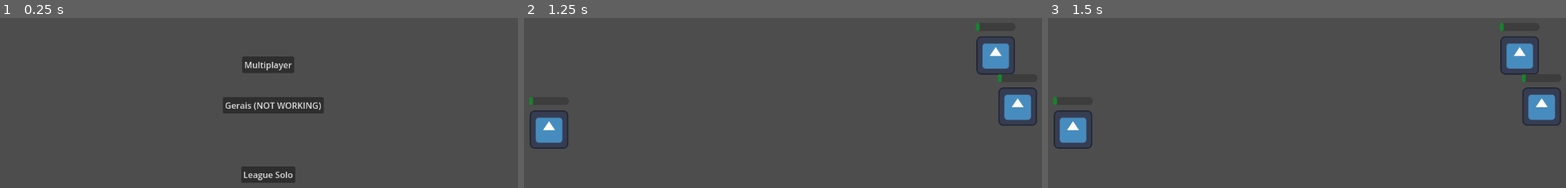
Above: before the commit, frames 1-3 (left to right).
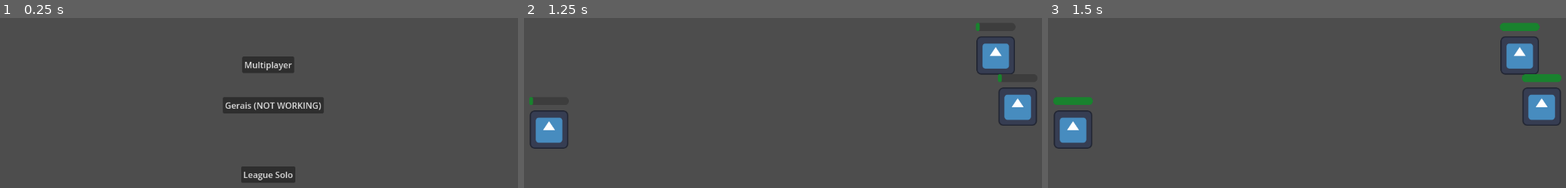
Above: after the commit, the same moments.

Repository: Middlent/meus-teste
Game: Godot game, scene res://HUB.tscn
The game is run twice, just before and just after one commit, with the same random seed, the same clock (stepped at 60 frames per second) and the same inputs. The engine's default icon, where the game draws it, is replaced by a stand-in: a white triangle on a blue panel in a dark square.
Inputs (mouse positions are in pixels of both pictures, inside the frame that each line leads up to):
- Up to frame 1 (0.25 s): no input
- Up to frame 2 (1.25 s): click "League Solo" at 0.5 s
- Up to frame 3 (1.5 s): tap Enter at 1.25 s; move the mouse to (1457, 128) at 1.27 s; hold D (move_right) from 1.28 s (still down); tap Q at 1.35 s; click (1457, 128) at 1.42 s

Frames 1-2 are identical in both runs. In frame 3, 1.0% of the frame differs, in the area x 1-100%, y 2-52%.

Commit message:
Mana e custo de mana implementado
Nao sei pq a vida nao ta atualizando no começo btw

Diff:
--- a/MultiplayerHub/League/Champions/Teste/Teste_Skills.tscn
+++ b/MultiplayerHub/League/Champions/Teste/Teste_Skills.tscn
@@ -1,6 +1,11 @@
-[gd_scene load_steps=2 format=3 uid="uid://cvxhe3lnd56je"]
+[gd_scene load_steps=3 format=3 uid="uid://cvxhe3lnd56je"]
 
-[ext_resource type="Script" path="res://MultiplayerHub/League/Champions/Teste/teste_skills.gd" id="1_dovox"]
+[ext_resource type="Script" path="res://MultiplayerHub/League/Champions/skill_set.gd" id="1_vgui1"]
+[ext_resource type="Script" path="res://MultiplayerHub/League/Champions/Teste/q.gd" id="2_abny2"]
 
 [node name="TesteSkills" type="Node2D"]
-script = ExtResource("1_dovox")
+script = ExtResource("1_vgui1")
+
+[node name="Q" type="Node2D" parent="."]
+script = ExtResource("2_abny2")
+mana_cost = 30
--- a/MultiplayerHub/League/Champions/Teste/Teste_Stats.tres
+++ b/MultiplayerHub/League/Champions/Teste/Teste_Stats.tres
@@ -6,9 +6,12 @@
 script = ExtResource("1_rqktk")
 hpBase = 600.0
 hpLevel = 102.0
+manaBase = 600.0
+manaLevel = 102.0
 asBase = 0.625
 asLevel = 0.0
 adBase = 60.0
 adLevel = 2.75
+ap = 0.0
 rangeBase = 300.0
 projSpeed = 100.0
--- /dev/null
+++ b/MultiplayerHub/League/Champions/Teste/q.gd
@@ -0,0 +1,5 @@
+extends Skill
+
+
+func cast():
+	print("Pew")
--- a/MultiplayerHub/League/Champions/Teste/teste_skills.gd
+++ /dev/null
@@ -1 +0,0 @@
-extends SkillSet
--- /dev/null
+++ b/MultiplayerHub/League/Champions/skill.gd
@@ -0,0 +1,17 @@
+class_name Skill extends Node2D
+
+@export var mana_cost = 0
+@onready var champion = get_parent().get_parent().champion
+
+func try_cast():
+	if champion.stats.mana > mana_cost:
+		champion.stats.mana -= mana_cost
+		cast()
+	else:
+		out_of_mana()
+
+func cast():
+	print("Unimplemented skill")
+
+func out_of_mana():
+	print("Out of mana")
--- a/MultiplayerHub/League/Champions/skill_set.gd
+++ b/MultiplayerHub/League/Champions/skill_set.gd
@@ -1,25 +1,31 @@
 class_name SkillSet extends Node2D
+
+func _ready():
+	if !has_node("Q"):
+		var node_q = Skill.new()
+		node_q.name = "Q"
+		add_child(node_q)
+	if !has_node("W"):
+		var node_w = Skill.new()
+		node_w.name = "W"
+		add_child(node_w)
+	if !has_node("E"):
+		var node_e = Skill.new()
+		node_e.name = "E"
+		add_child(node_e)
+	if !has_node("R"):
+		var node_r = Skill.new()
+		node_r.name = "R"
+		add_child(node_r)
 
 func _input(event):
 	if event is InputEventKey and event.pressed:
 		match event.keycode:
 			KEY_Q:
-				Q()
+				get_node("Q").try_cast()
 			KEY_W:
-				W()
+				get_node("W").try_cast()
 			KEY_E:
-				E()
+				get_node("E").try_cast()
 			KEY_R:
-				R()
-
-func Q():
-	print("Unimplemented Skill ",get_parent())
-
-func W():
-	print("Unimplemented Skill ",get_parent())
-
-func E():
-	print("Unimplemented Skill ",get_parent())
-
-func R():
-	print("Unimplemented Skill ",get_parent())
+				get_node("R").try_cast()
